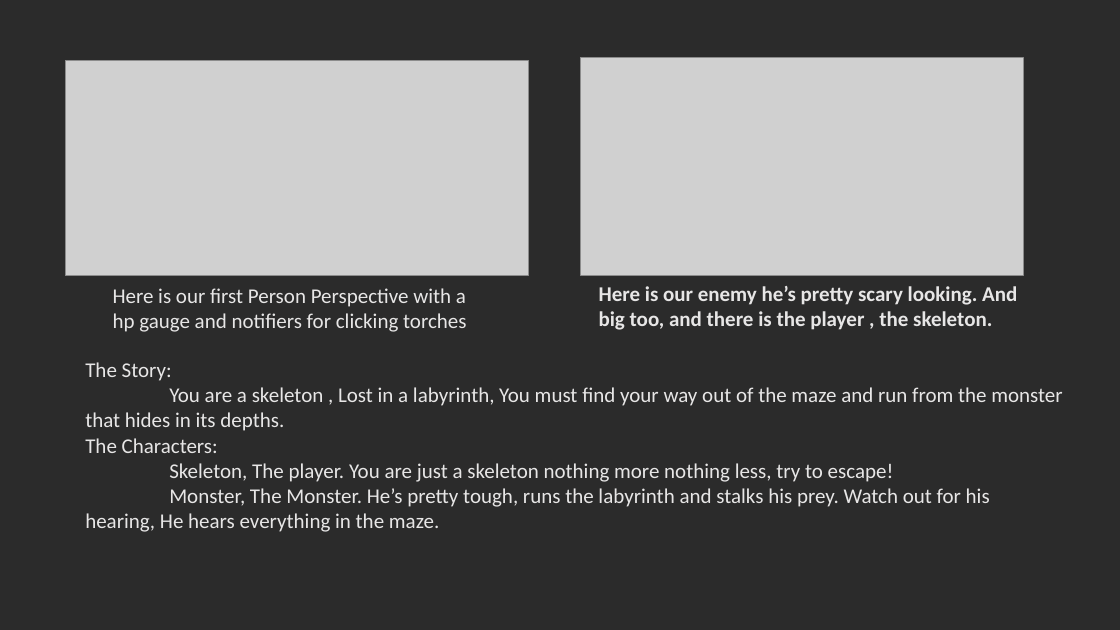
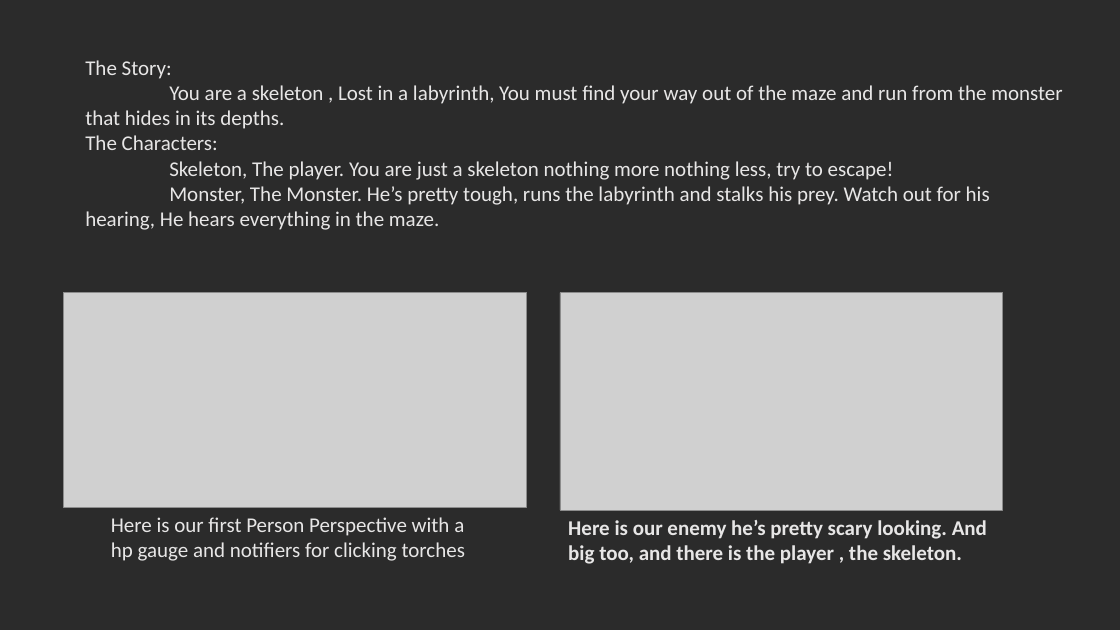
Before and after one commit to jacobdeichert/HorrorGame, a slide deck: slide 2 of Terr-out.pptx. Drawn at 1120x630 pixels with LibreOffice and Linux fonts; fonts in the diff are those of the drawing; grey boxes stand for pictures; background and template pictures are left out; a plain dark background stands for a picture behind light text. Boxes give left, top, right and bottom in pixels: in the first picture for what was removed or moved away, otherwise in the second. Text is boxed around its words. In the diff, an @@ line names an element or a change of style, - is before the commit and + after.

```diff
--- a/Terr-out.pptx
+++ b/Terr-out.pptx
@@ text "The Story:": place and size @@
-text "The Story:" at box(85, 362, 1062, 532)
+text "The Story:" at box(85, 60, 1062, 230)
@@ picture: place and size @@
-picture at box(66, 60, 529, 276)
+picture at box(64, 292, 528, 507)
@@ picture: place and size @@
-picture at box(581, 58, 1023, 276)
+picture at box(560, 292, 1003, 510)
@@ text "Here is our first Person ...": place and size @@
-text "Here is our first Person ..." at box(113, 288, 466, 332)
+text "Here is our first Person ..." at box(111, 517, 465, 561)
@@ text "Here is our enemy he’s ...": place and size @@
-text "Here is our enemy he’s ..." at box(599, 286, 1017, 330)
+text "Here is our enemy he’s ..." at box(568, 520, 987, 564)
```
Also in this commit, not shown: 1 other slide changed.
